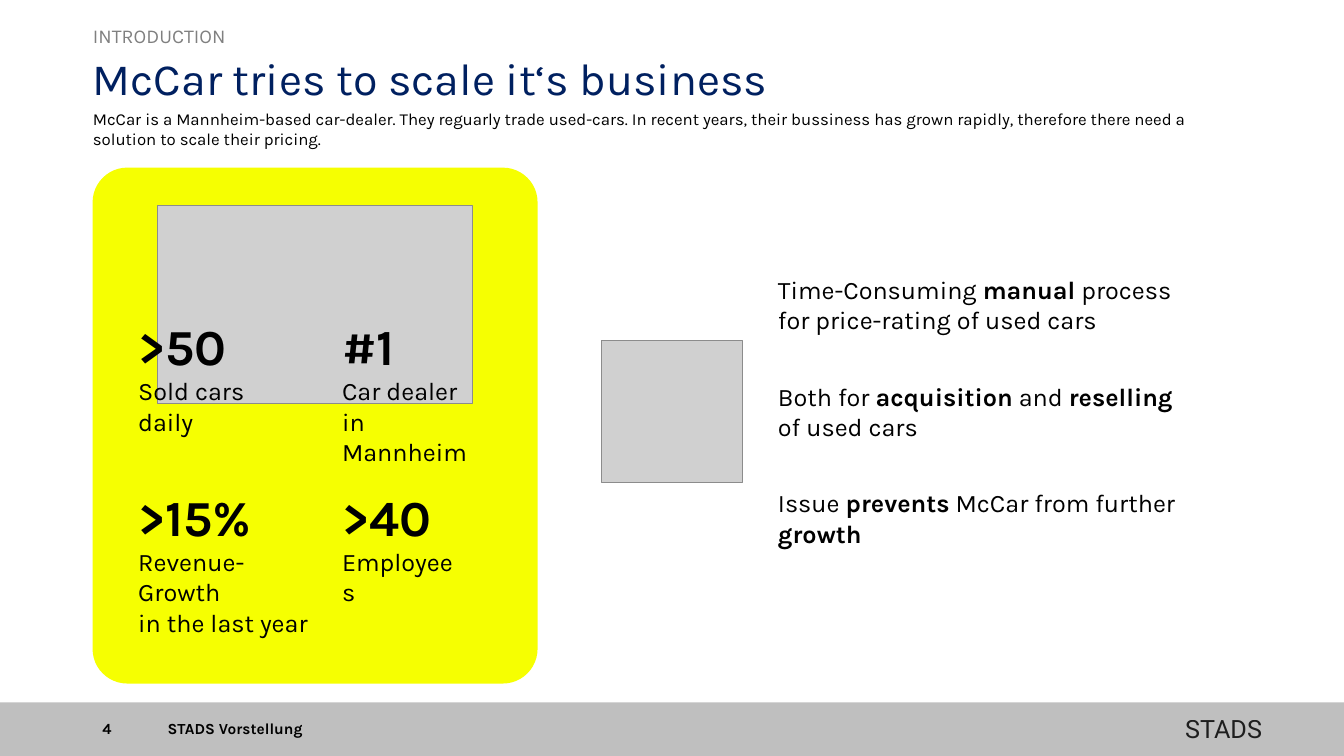
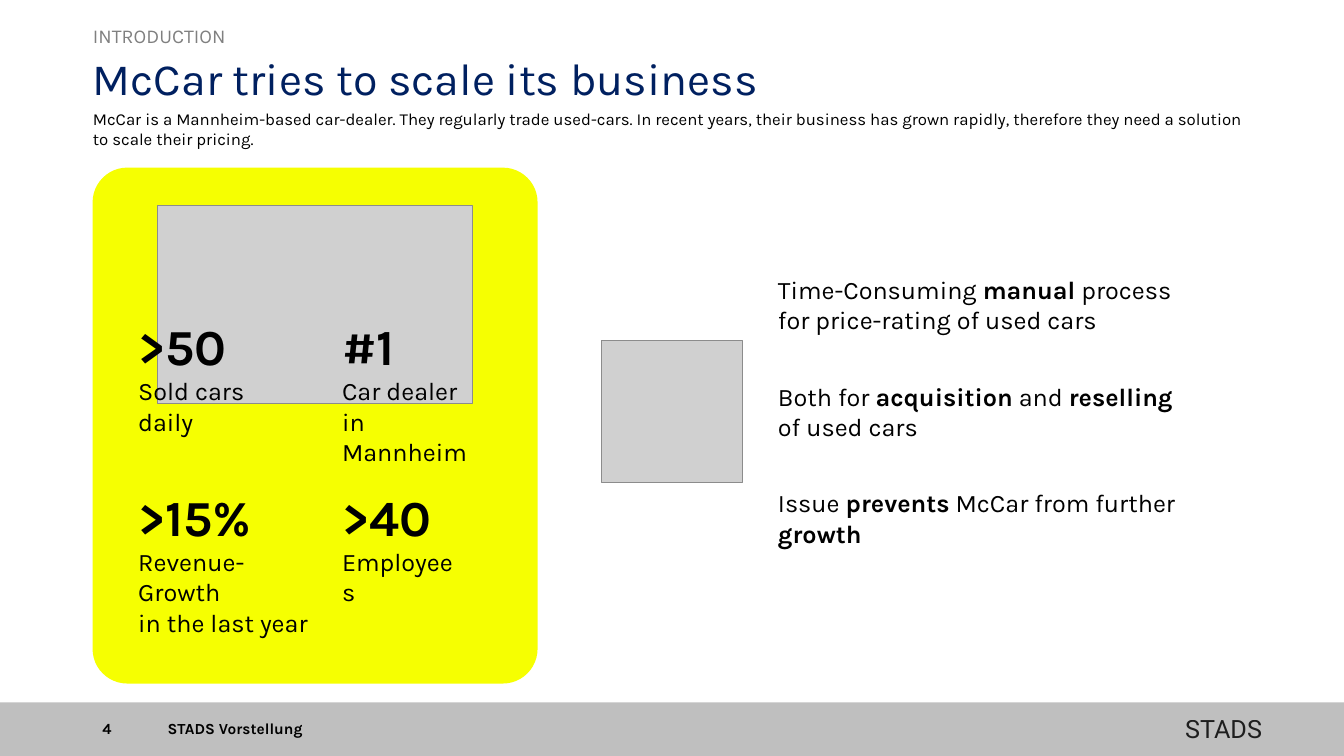
Before and after one commit to STADS-Mannheim/2023-HWS-Datathon-Challenge-McCar-Participant, a slide deck: slide 4 of STADS-McCar-Challenge.pptx. Drawn at 1344x756 pixels with LibreOffice and Linux fonts; fonts in the diff are those of the drawing; grey boxes stand for pictures; background and template pictures are left out. Boxes give left, top, right and bottom in pixels: in the first picture for what was removed or moved away, otherwise in the second. Text is boxed around its words. In the diff, an @@ line names an element or a change of style, - is before the commit and + after.

```diff
--- a/STADS-McCar-Challenge.pptx
+++ b/STADS-McCar-Challenge.pptx
@@ title at bbox=[93, 64, 758, 96]: text changed @@
-McCar tries to scale it‘s business
+McCar tries to scale its business
@@ text at bbox=[93, 113, 1241, 149]: text changed @@
-McCar is a Mannheim-based car-dealer. They reguarly trade used-cars. In recent years, their bussiness has grown rapidly, therefore there need a solution to scale their pricing.
+McCar is a Mannheim-based car-dealer. They regularly trade used-cars. In recent years, their business has grown rapidly, therefore they need a solution to scale their pricing.
```
Also in this commit, not shown: 2 other slides changed.
